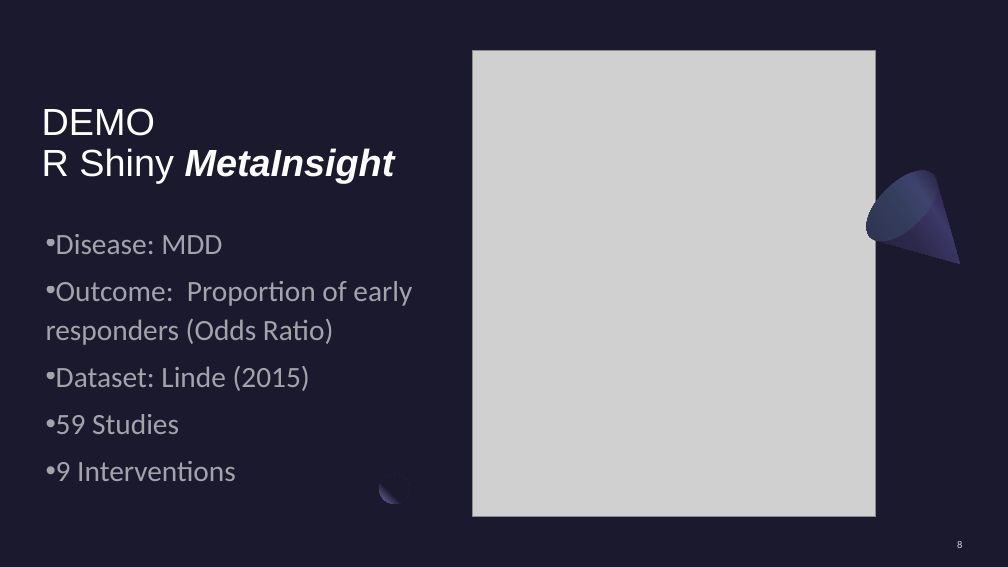
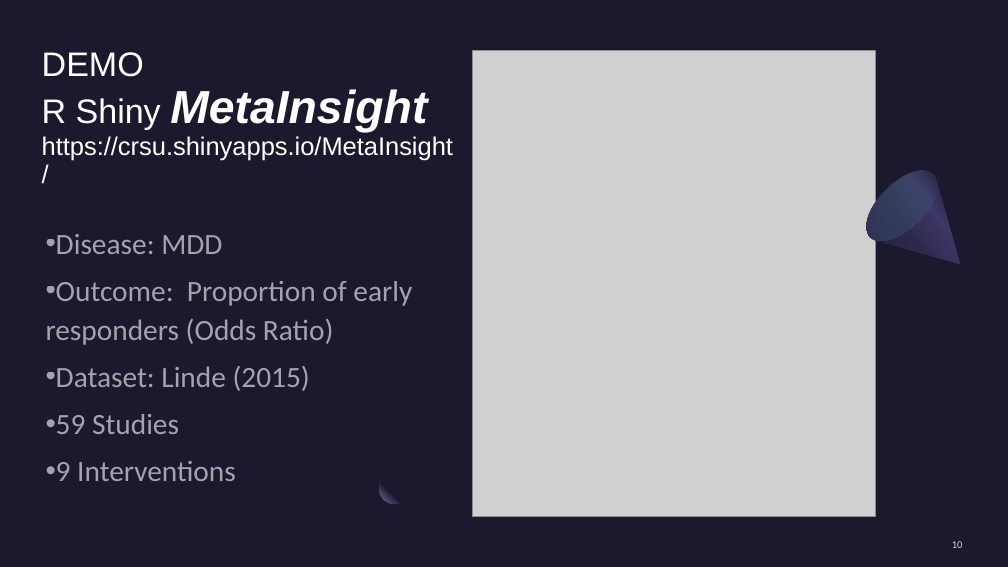
Before and after one commit to psyen0824/NMA, a slide deck: slide 10 of NMA_01Mar2024.pptx (slide 8 before the commit). Drawn at 1008x567 pixels with LibreOffice and Linux fonts; fonts in the diff are those of the drawing; grey boxes stand for pictures. Boxes give left, top, right and bottom in pixels: in the first picture for what was removed or moved away, otherwise in the second. Text is boxed around its words. In the diff, an @@ line names an element or a change of style, - is before the commit and + after.

```diff
--- a/NMA_01Mar2024.pptx
+++ b/NMA_01Mar2024.pptx
@@ title at <box>42,52,453,160</box>: text changed; size 36 to 24.3 pt; bold off; italic off @@
-DEMO
-R Shiny MetaInsight
+DEMO
+R Shiny MetaInsight
+https://crsu.shinyapps.io/MetaInsight/
@@ page number at <box>952,541,963,548</box>: text changed @@
-8
+10
```
Also in this commit, not shown: 3 other slides changed, 2 slides added, 1 other file.
